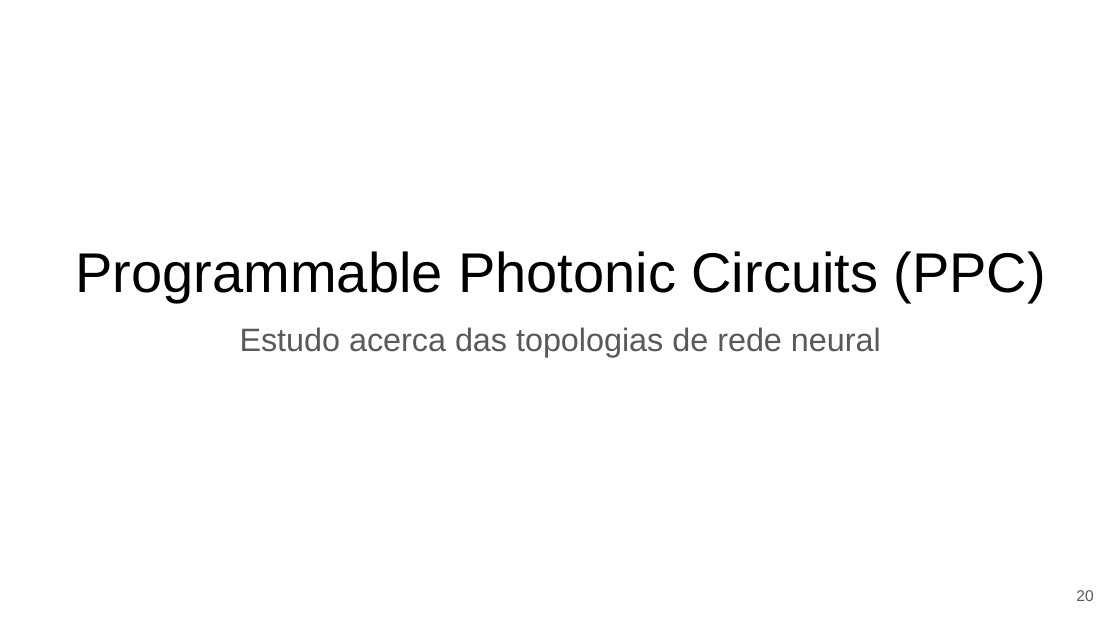
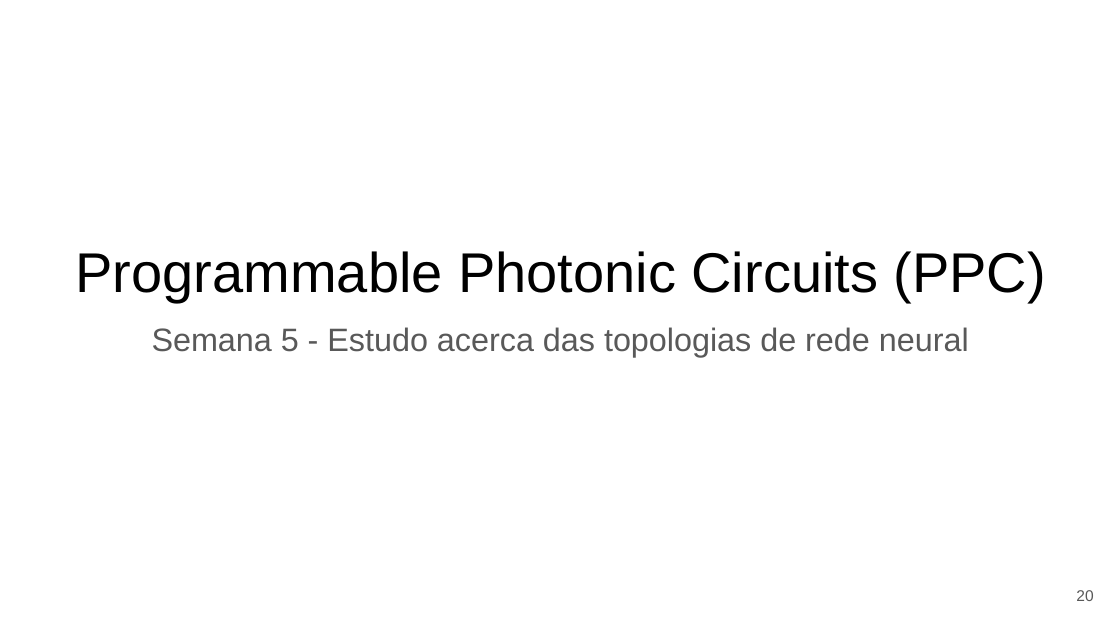
Before and after one commit to CaioRodrigues200/Programmable-Multifunctional-Circuit, a slide deck: slide 20 of Documentation/PPC_Report.pptx. Drawn at 1120x630 pixels with LibreOffice and Linux fonts; fonts in the diff are those of the drawing. Boxes give left, top, right and bottom in pixels: in the first picture for what was removed or moved away, otherwise in the second. Text is boxed around its words. In the diff, an @@ line names an element or a change of style, - is before the commit and + after.

```diff
--- a/Documentation/PPC_Report.pptx
+++ b/Documentation/PPC_Report.pptx
@@ text at <box>152,327,969,357</box>: text changed @@
-Estudo acerca das topologias de rede neural
+Semana 5 - Estudo acerca das topologias de rede neural
```
Also in this commit, not shown: 5 other slides changed, 6 slides added, 11 other files.
